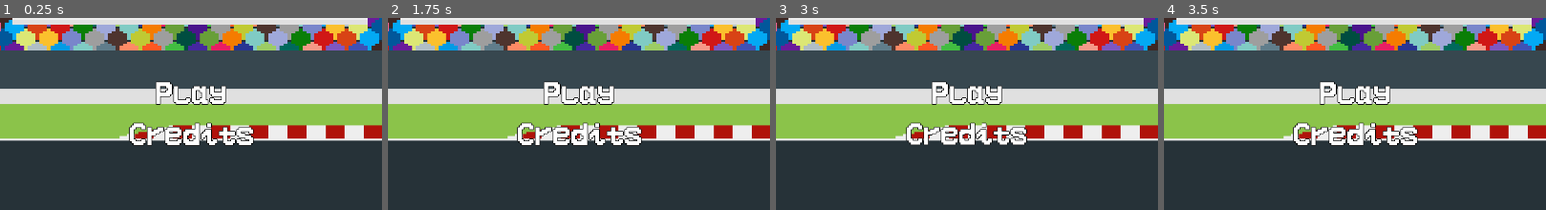
Above: before the commit, frames 1-4 (left to right).
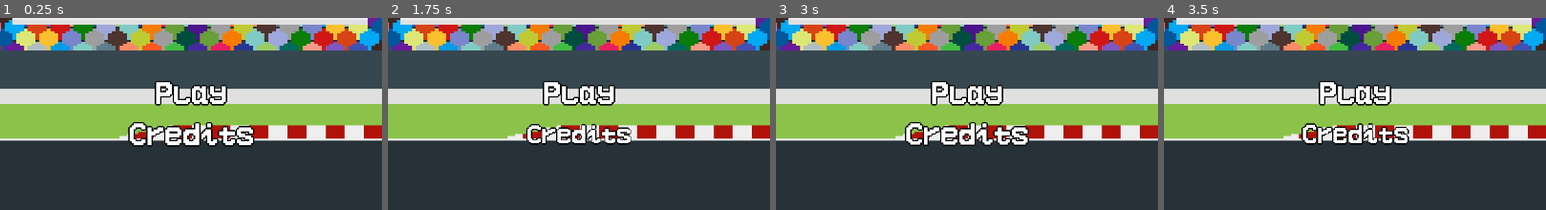
Above: after the commit, the same moments.

Repository: rocketCarlos/DriftingAcademy
Game: Godot game, scene res://scenes/test.tscn
Same seed, same stepped clock (60 frames per second), same inputs: the game is played once before the commit and once after it.
Inputs (mouse positions are % of the whole screen's width and height, from its top left):
- Up to frame 1 (0.25 s): no input
- Up to frame 2 (1.75 s): tap Enter at 0.5 s; move the mouse to (50, 57) at 0.52 s; press the mouse at (50, 57) at 0.53 s; tap Space at 1.25 s; move the mouse to (50, 68) at 1.27 s; release the mouse at (50, 68) at 1.28 s; click (50, 68) at 1.35 s
- Up to frame 3 (3 s): move the mouse to (60, 19) at 2.02 s; press the mouse at (60, 19) at 2.03 s; tap Enter at 2.75 s; move the mouse to (45, 66) at 2.77 s; release the mouse at (45, 66) at 2.78 s; click (45, 66) at 2.85 s
- Up to frame 4 (3.5 s): no input
The pictures show only the part of the screen within x 25-75%, y 37-87%; the shares and areas given below are measured in that part.

The runs differ from the first frame. In frame 1, 1.4% of the frame differs, in the area x 33-67%, y 32-68%; in frame 2, 2.7%, in the area x 33-67%, y 32-67%; in frame 3, 1.7%; in frame 4, 2.6%.

Commit message:
Add level selector

Diff:
--- /dev/null
+++ b/scenes/LevelPreview/level_preview.gd
@@ -0,0 +1,24 @@
+extends Control
+
+@onready var level_img = $Level
+@onready var level_label = $LevelName
+
+var selected_idx: int = 0
+
+@export var images: Array[Texture]
+@export var level_names: Array[String]
+
+func _ready() -> void:
+	level_img.texture = images[0]
+	level_label.text = level_names[0]
+
+func _on_left_button_button_clicked() -> void:
+	selected_idx = (selected_idx + images.size() - 1) % images.size()
+	level_img.texture = images[selected_idx]
+	level_label.text = level_names[selected_idx]
+
+
+func _on_right_button_button_clicked() -> void:
+	selected_idx = (selected_idx + 1) % images.size()
+	level_img.texture = images[selected_idx]
+	level_label.text = level_names[selected_idx]
--- /dev/null
+++ b/scenes/LevelPreview/level_preview.tscn
@@ -0,0 +1,82 @@
+[gd_scene load_steps=5 format=3 uid="uid://dmt2fqbeoy23i"]
+
+[ext_resource type="Script" uid="uid://jf5pgqqtdarw" path="res://scenes/LevelPreview/level_preview.gd" id="1_32s0m"]
+[ext_resource type="PackedScene" uid="uid://dmtyx5x1hy1oh" path="res://scenes/text_button/text_button.tscn" id="1_o053m"]
+[ext_resource type="Texture2D" uid="uid://bsiqmasius76x" path="res://assets/circuit-thumbnails/under_construction.png" id="3_5lo30"]
+[ext_resource type="LabelSettings" uid="uid://d25n4716373ex" path="res://assets/LabelSettings.tres" id="4_7qyqg"]
+
+[node name="LevelPreview" type="Control"]
+texture_filter = 1
+layout_mode = 3
+anchors_preset = 15
+anchor_right = 1.0
+anchor_bottom = 1.0
+grow_horizontal = 2
+grow_vertical = 2
+script = ExtResource("1_32s0m")
+images = Array[Texture]([null])
+
+[node name="LeftButton" parent="." instance=ExtResource("1_o053m")]
+layout_mode = 1
+anchors_preset = 4
+anchor_top = 0.5
+anchor_bottom = 0.5
+offset_left = 300.0
+offset_top = -32.5
+offset_right = 333.0
+offset_bottom = 32.5
+grow_vertical = 2
+text = "<"
+
+[node name="RightButton" parent="." instance=ExtResource("1_o053m")]
+layout_mode = 1
+anchors_preset = 6
+anchor_left = 1.0
+anchor_top = 0.5
+anchor_right = 1.0
+anchor_bottom = 0.5
+offset_left = -333.0
+offset_top = -32.5
+offset_right = -300.0
+offset_bottom = 32.5
+grow_horizontal = 0
+grow_vertical = 2
+text = ">"
+
+[node name="Level" type="TextureRect" parent="."]
+layout_mode = 1
+anchors_preset = 8
+anchor_left = 0.5
+anchor_top = 0.5
+anchor_right = 0.5
+anchor_bottom = 0.5
+offset_left = -218.5
+offset_top = -115.894
+offset_right = 218.5
+offset_bottom = 115.894
+grow_horizontal = 2
+grow_vertical = 2
+texture = ExtResource("3_5lo30")
+expand_mode = 5
+
+[node name="LevelName" type="Label" parent="."]
+layout_mode = 1
+anchors_preset = 8
+anchor_left = 0.5
+anchor_top = 0.5
+anchor_right = 0.5
+anchor_bottom = 0.5
+offset_left = -218.0
+offset_top = 123.0
+offset_right = 219.0
+offset_bottom = 179.0
+grow_horizontal = 2
+grow_vertical = 2
+text = "Drifting Cradle"
+label_settings = ExtResource("4_7qyqg")
+horizontal_alignment = 1
+vertical_alignment = 1
+autowrap_mode = 3
+
+[connection signal="button_clicked" from="LeftButton" to="." method="_on_left_button_button_clicked"]
+[connection signal="button_clicked" from="RightButton" to="." method="_on_right_button_button_clicked"]
--- a/scenes/car/car.gd
+++ b/scenes/car/car.gd
@@ -127,7 +127,7 @@
 	match current_state:
 		STATE.SKIN_SELECT:
 			skin_selector.show()
-			scale = Vector2(3, 3)
+			scale = Vector2(7, 7)
 			camera.enabled = false
 		STATE.PLAY:
 			scale = Vector2(1, 1)
--- a/scenes/pre_game_menu/pre_game_menu.gd
+++ b/scenes/pre_game_menu/pre_game_menu.gd
@@ -1,8 +1,9 @@
 extends Control
 
 @onready var car_position = $car_position
+@onready var level_preview = $LevelPreview
 
-signal clicked_go_drift
+signal clicked_go_drift(level: int)
 
 func _on_go_drift_button_clicked() -> void:
-	clicked_go_drift.emit()
+	clicked_go_drift.emit(level_preview.selected_idx)
--- a/scenes/pre_game_menu/pre_game_menu.tscn
+++ b/scenes/pre_game_menu/pre_game_menu.tscn
@@ -1,8 +1,11 @@
-[gd_scene load_steps=4 format=3 uid="uid://bgonoh37d21ge"]
+[gd_scene load_steps=7 format=3 uid="uid://bgonoh37d21ge"]
 
 [ext_resource type="Script" uid="uid://d4h1vpe7t2lbq" path="res://scenes/pre_game_menu/pre_game_menu.gd" id="1_m747l"]
 [ext_resource type="Texture2D" uid="uid://ddhuoxqehx0xa" path="res://assets/key_art/play-menu.png" id="2_2vxq7"]
 [ext_resource type="PackedScene" uid="uid://dmtyx5x1hy1oh" path="res://scenes/text_button/text_button.tscn" id="3_voanb"]
+[ext_resource type="PackedScene" uid="uid://dmt2fqbeoy23i" path="res://scenes/LevelPreview/level_preview.tscn" id="4_2vxq7"]
+[ext_resource type="Texture2D" uid="uid://cd2jk5mvubp4k" path="res://assets/circuit-thumbnails/circuit1.png" id="5_la6rw"]
+[ext_resource type="Texture2D" uid="uid://bsiqmasius76x" path="res://assets/circuit-thumbnails/under_construction.png" id="6_hv2dh"]
 
 [node name="PreGameMenu" type="Control"]
 texture_filter = 1
@@ -27,9 +30,9 @@
 anchor_right = 0.5
 anchor_bottom = 1.0
 offset_left = -106.0
-offset_top = -150.0
+offset_top = -118.915
 offset_right = 107.0
-offset_bottom = -114.0
+offset_bottom = -82.915
 grow_horizontal = 2
 grow_vertical = 0
 text = "Go Drift!"
@@ -37,4 +40,16 @@
 [node name="car_position" type="Node2D" parent="."]
 position = Vector2(288, 293)
 
+[node name="LevelPreview" parent="." instance=ExtResource("4_2vxq7")]
+layout_mode = 1
+offset_left = 296.0
+offset_top = -24.0
+offset_right = 296.0
+offset_bottom = -24.0
+mouse_filter = 2
+images = Array[Texture]([ExtResource("5_la6rw"), ExtResource("6_hv2dh")])
+level_names = Array[String](["Drifting's Cradle", "Coming soon!"])
+
 [connection signal="button_clicked" from="GoDrift" to="." method="_on_go_drift_button_clicked"]
+
+[editable path="LevelPreview"]
--- a/scenes/test.gd
+++ b/scenes/test.gd
@@ -46,16 +46,16 @@
 	car_instance.current_state = car_instance.STATE.SKIN_SELECT
 
 
-func _on_pre_game_menu_clicked_go_drift() -> void:
-	await do_screen_transition(pre_game_menu, null)
-
-	# TODO: level management system
-	var level = levels[0].instantiate()
-	game_subviewport.add_child(level)
-	car_instance.reparent(level)
-	car_instance.position = level.initial_car_position.position
-	car_instance.current_state = car_instance.STATE.PLAY
-	car_instance.rotation = PI/2
+func _on_pre_game_menu_clicked_go_drift(selected_level: int) -> void:
+	if selected_level < levels.size():
+		# TODO: level management system
+		await do_screen_transition(pre_game_menu, null)
+		var level = levels[selected_level].instantiate()
+		game_subviewport.add_child(level)
+		car_instance.reparent(level)
+		car_instance.position = level.initial_car_position.position
+		car_instance.current_state = car_instance.STATE.PLAY
+		car_instance.rotation = PI/2
 
 #endregion
 
--- a/scenes/text_button/text_button.gd
+++ b/scenes/text_button/text_button.gd
@@ -11,7 +11,7 @@
 func _on_mouse_entered() -> void:
 	inside = true
 	var tween = create_tween()
-	tween.tween_property(self, 'scale', original_scale*0.75, 0.25).set_trans(Tween.TRANS_ELASTIC).set_ease(Tween.EASE_OUT)
+	tween.tween_property(self, 'scale', original_scale*0.85, 0.25).set_trans(Tween.TRANS_ELASTIC).set_ease(Tween.EASE_OUT)
 
 
 func _on_mouse_exited() -> void:
@@ -22,7 +22,10 @@
 
 func _on_gui_input(event: InputEvent) -> void:
 	if event.is_action_released('accelerate') and inside: # if user clicks the button
-		print('ues')
 		button_clicked.emit()
 		var tween = create_tween()
 		tween.tween_property(self, 'scale', original_scale, 0.25).set_trans(Tween.TRANS_ELASTIC).set_ease(Tween.EASE_OUT)
+		await tween.finished
+		if inside:
+			tween = create_tween()
+			tween.tween_property(self, 'scale', original_scale*0.85, 0.25).set_trans(Tween.TRANS_ELASTIC).set_ease(Tween.EASE_OUT)
--- a/scenes/text_button/text_button.tscn
+++ b/scenes/text_button/text_button.tscn
@@ -6,7 +6,7 @@
 [sub_resource type="LabelSettings" id="LabelSettings_gpx6k"]
 font = ExtResource("1_64j4u")
 font_size = 48
-outline_size = 2
+outline_size = 6
 outline_color = Color(0, 0, 0, 1)
 
 [node name="TextButton" type="Label"]
Binary file added: assets/circuit-thumbnails/circuit1.png
Not shown, added: assets/circuit-thumbnails/circuit1.png.import
Binary file added: assets/circuit-thumbnails/under_construction.png
Not shown, added: assets/circuit-thumbnails/under_construction.png.import
Binary file added: assets/files/under_construction.ase
Not shown, added: scenes/LevelPreview/level_preview.gd.uid
